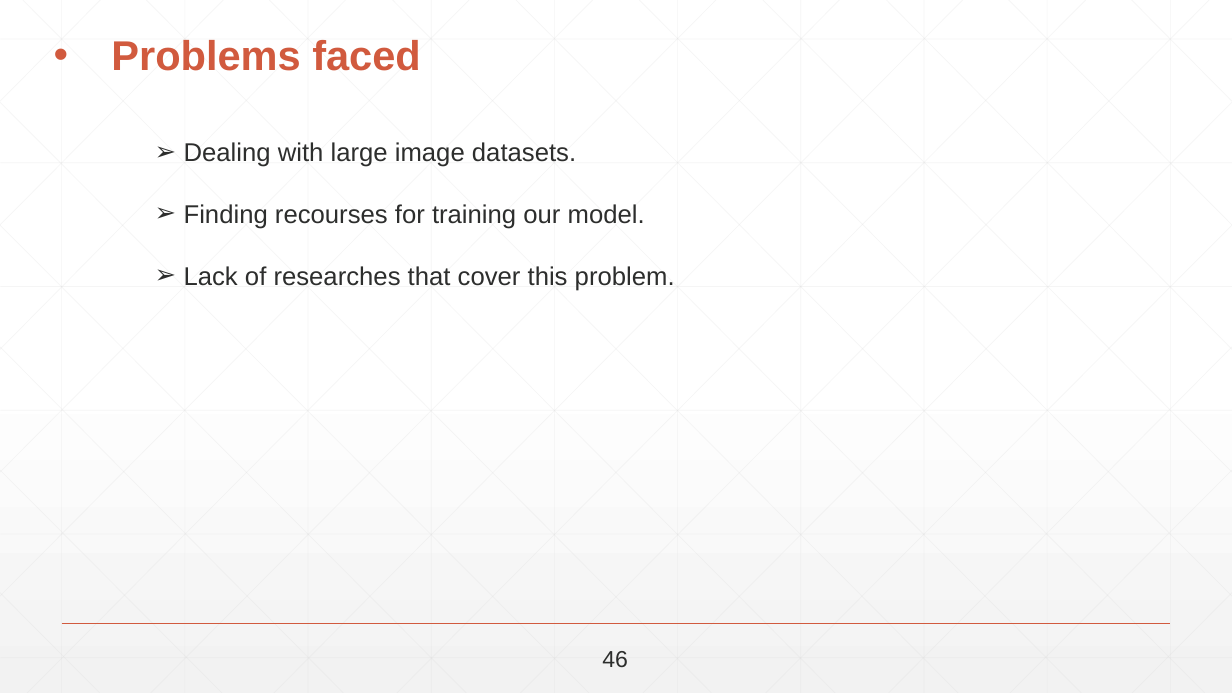
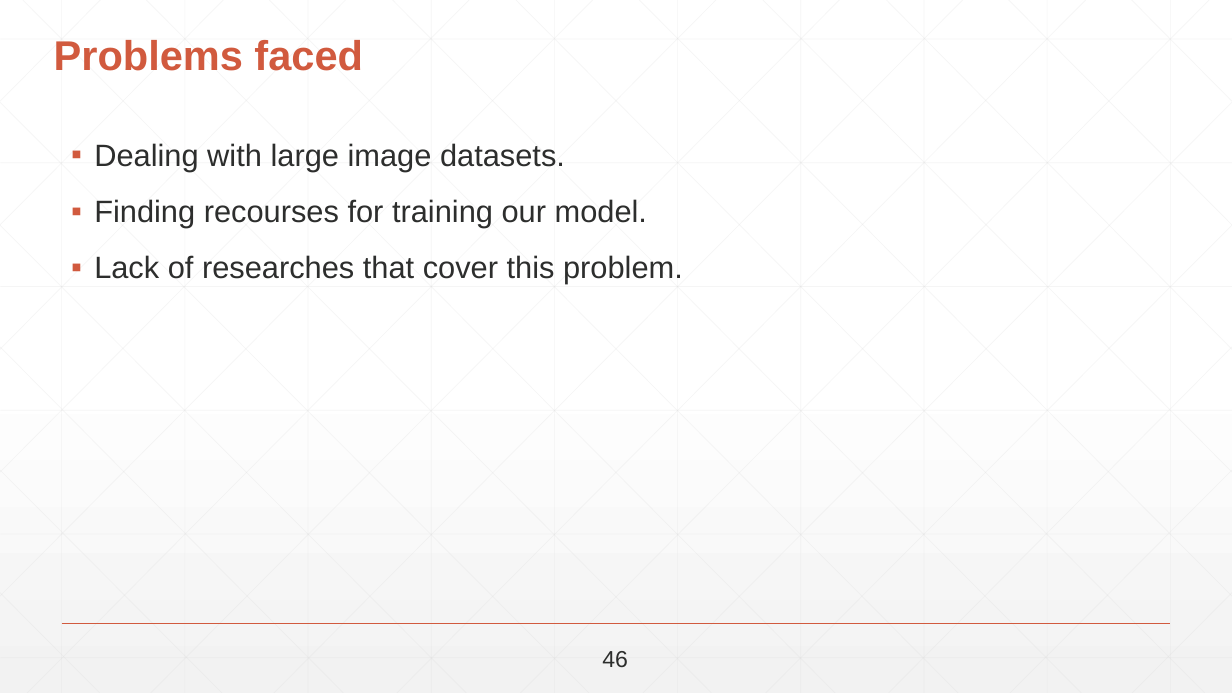
Before and after one commit to abdallahshaaban/Visual-Question-Answering, a slide deck: slide 69 of Seminars + Proposal + Documentation/Final Seminar/Visual-QA-Final-Seminar-2017.pptx. Drawn at 1232x693 pixels with LibreOffice and Linux fonts; fonts in the diff are those of the drawing. Boxes give left, top, right and bottom in pixels: in the first picture for what was removed or moved away, otherwise in the second. Text is boxed around its words. In the diff, an @@ line names an element or a change of style, - is before the commit and + after.

```diff
--- a/Seminars + Proposal + Documentation/Final Seminar/Visual-QA-Final-Seminar-2017.pptx
+++ b/Seminars + Proposal + Documentation/Final Seminar/Visual-QA-Final-Seminar-2017.pptx
@@ title "Problems faced" at (54,40,363,71): bullet • to none @@
@@ text "Dealing with large image datasets.": place and size @@
-text "Dealing with large image datasets." at (184,142,675,291)
+text "Dealing with large image datasets." at (94,143,683,284)
@@ text "Dealing with large image datasets." at (94,143,683,284): size 20 to 24 pt; bullet ➢ to ▪; line spacing 1 to 0.9; more space between paragraphs @@
```
Also in this commit, not shown: 3 other slides changed.
